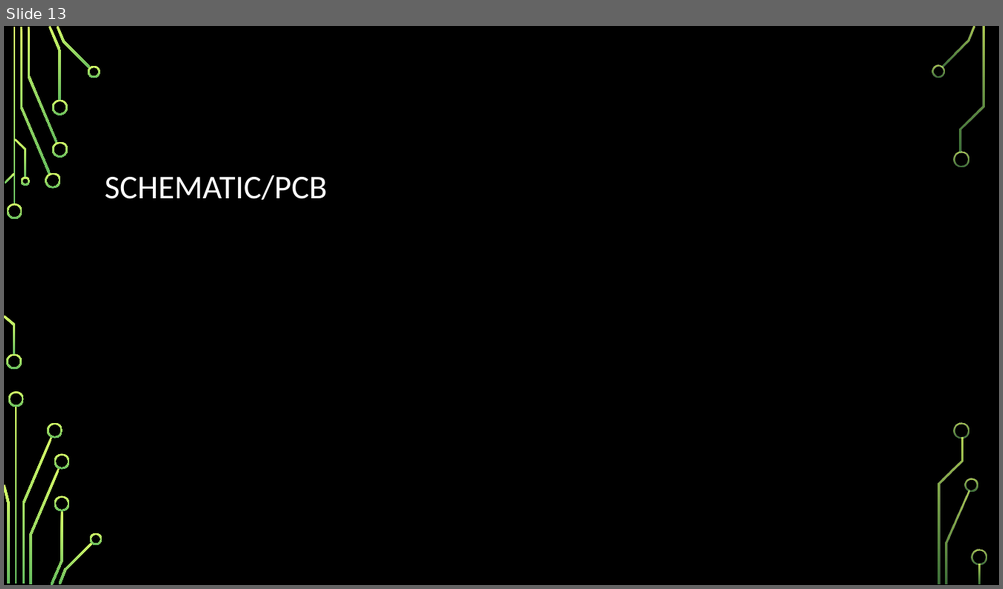
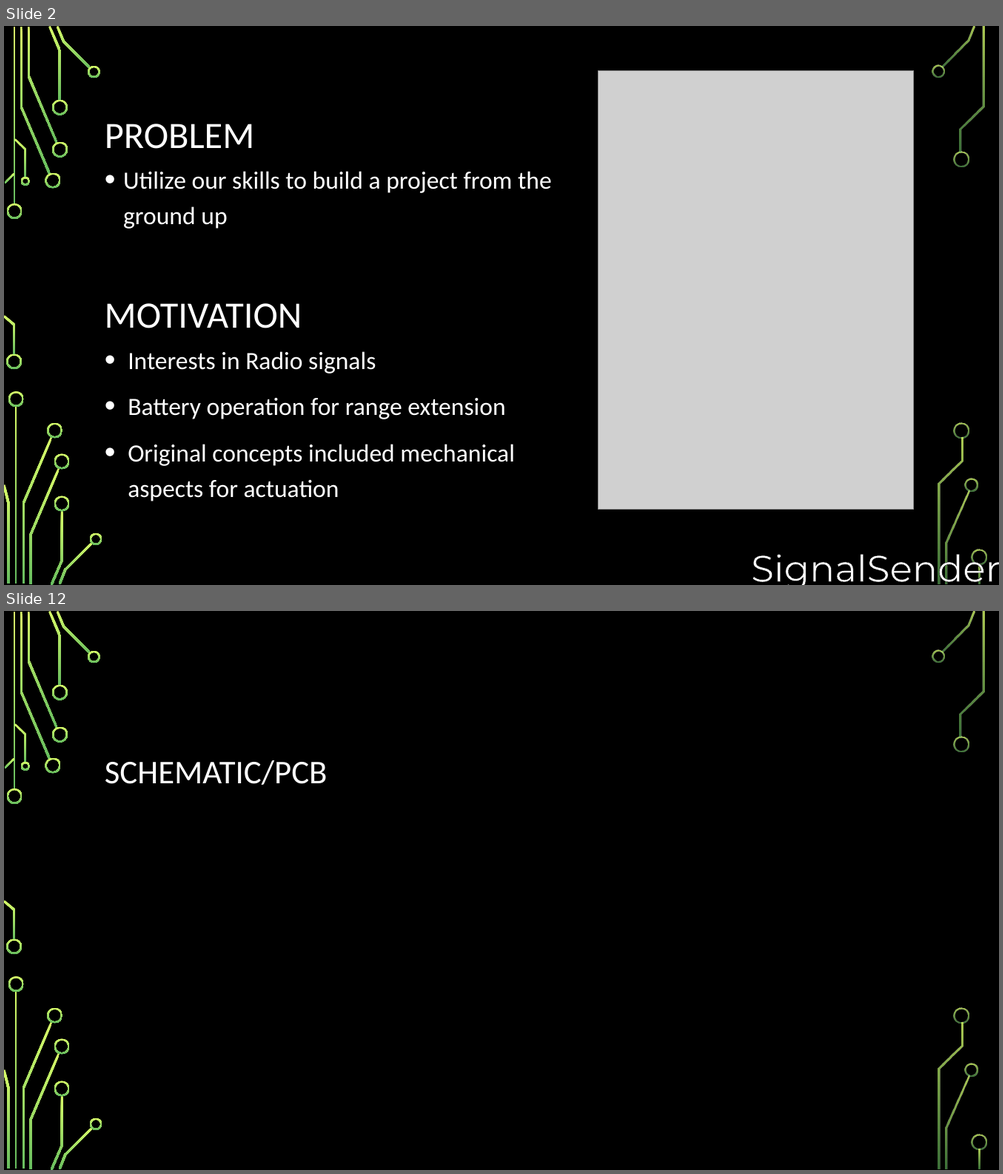
Before and after one commit to djklup/SignalSenders, a slide deck: Project Details/IR Presentation.pptx. Shown one above the other, each under a label of ours: slide 13 before the commit, slides 2 and 12 after it; the slides between them are not shown. The pictures are 1003x589 and 1003x1174 pixels, drawn with LibreOffice and Linux fonts; fonts in the diff are those of the drawing; grey boxes stand for pictures; background and template pictures are left out. Boxes give left, top, right and bottom in pixels: in the first picture for what was removed or moved away, otherwise in the second. Text is boxed around its words. In the diff, an @@ line names an element or a change of style, - is before the commit and + after.

```diff
--- a/Project Details/IR Presentation.pptx
+++ b/Project Details/IR Presentation.pptx
@@ slide 2 added at bbox=[4, 26, 999, 585], background picture (left out); not listed: 36 template elements that a slide beside it also shows @@
@@ picture added at bbox=[598, 70, 913, 510] @@
@@ title added at bbox=[105, 124, 254, 149], 36 pt, text #FFFFFF @@
+PROBLEM
@@ text added at bbox=[123, 171, 552, 229], 24 pt, text #FFFFFF @@
+• Utilize our skills to build a project from the ground up
@@ text added at bbox=[105, 304, 302, 329], 36 pt, text #FFFFFF @@
+MOTIVATION
@@ text added at bbox=[128, 352, 515, 502], 24 pt, text #FFFFFF @@
+• Interests in Radio signals
+• Battery operation for range extension
+• Original concepts included mechanical aspects for actuation
@@ text added at bbox=[797, 542, 974, 564], 36 pt, text #FFFFFF @@
+SignalSenders
@@ what was slide 13 is now slide 12 @@
```
Also in this commit, not shown: 15 slides changed, 1 other slide added, 3 slides removed.
